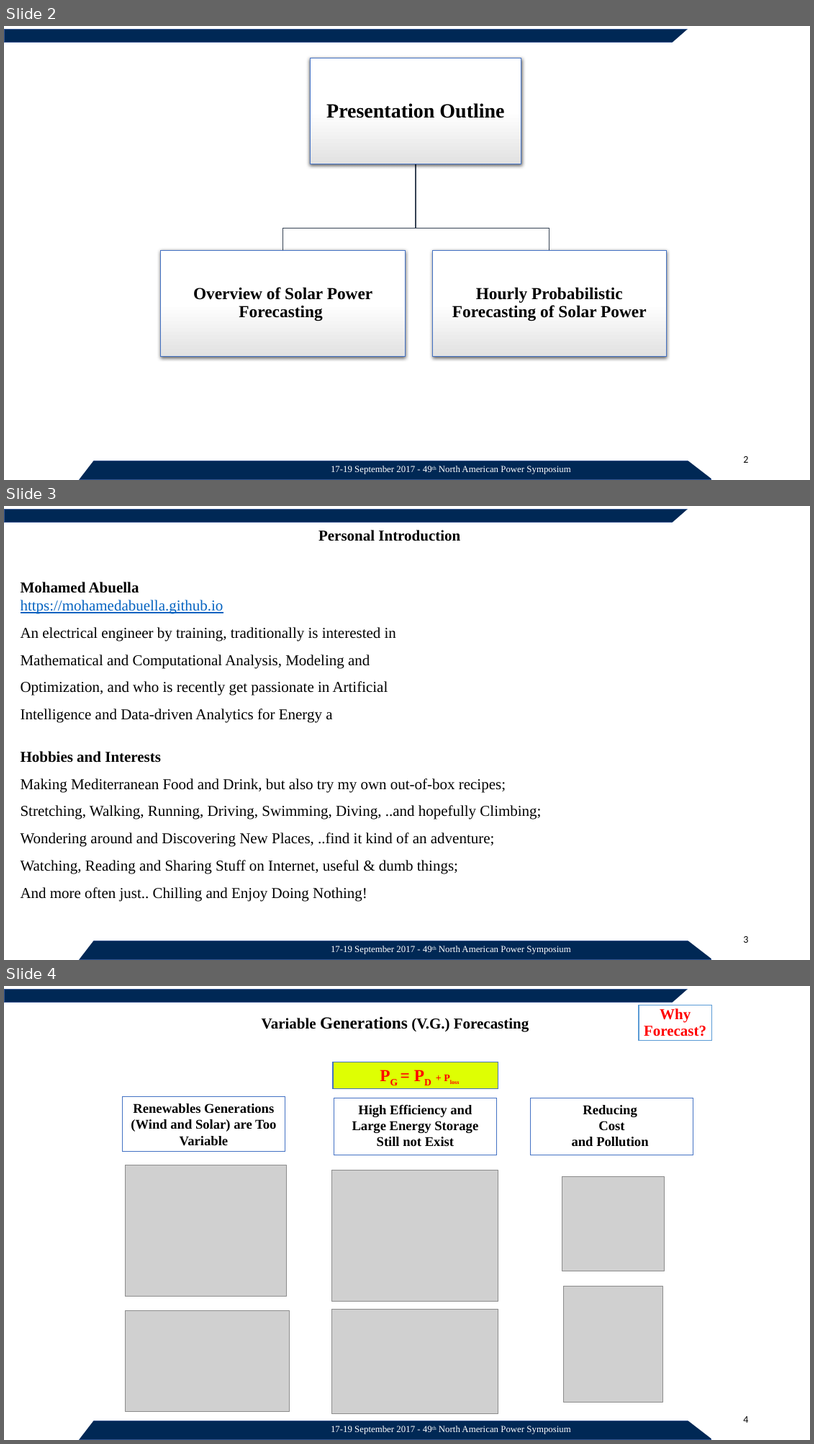
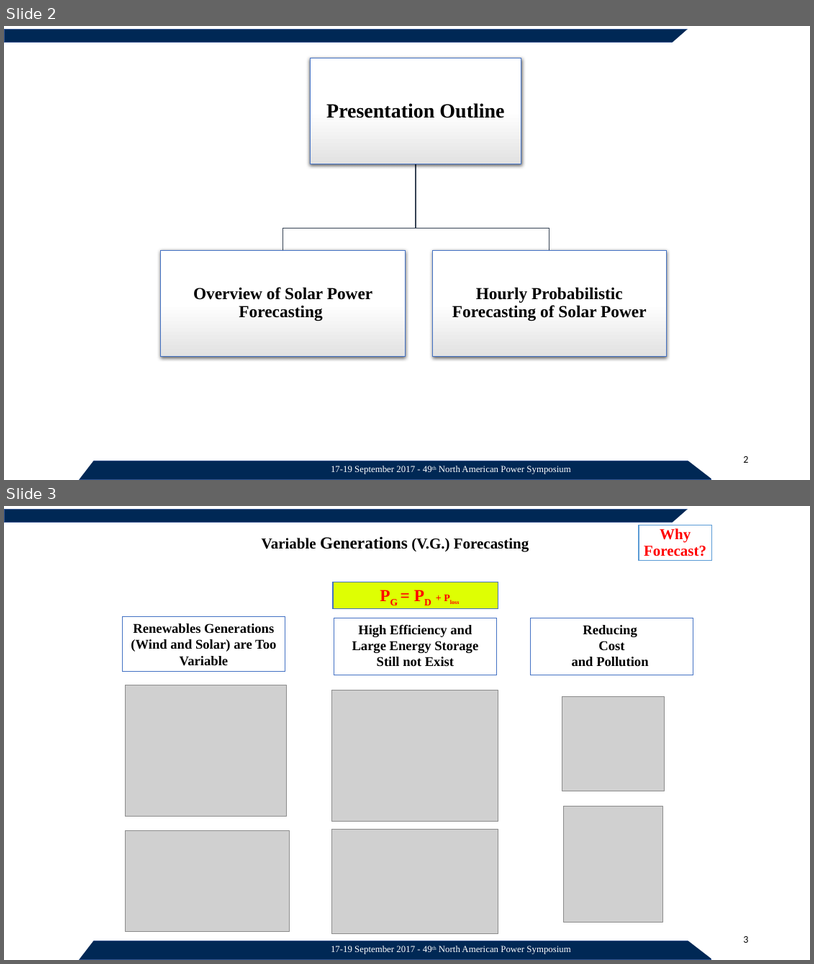
Before and after one commit to MohamedAbuella/Ascend-Analyticis-docs, a slide deck: +Presentation for Energy_Analytics/Hourly probabilistic solar power forecasts_3v.pptx. Shown one above the other, each under a label of ours: slides 2, 3 and 4 before the commit, slides 2 and 3 after it. The pictures are 814x1444 and 814x964 pixels, drawn with LibreOffice and Linux fonts; fonts in the diff are those of the drawing; grey boxes stand for pictures; background and template pictures are left out. Boxes give left, top, right and bottom in pixels: in the first picture for what was removed or moved away, otherwise in the second. Text is boxed around its words. In the diff, an @@ line names an element or a change of style, - is before the commit and + after.

```diff
--- a/+Presentation for Energy_Analytics/Hourly probabilistic solar power forecasts_3v.pptx
+++ b/+Presentation for Energy_Analytics/Hourly probabilistic solar power forecasts_3v.pptx
@@ slide 3 removed at (4, 506, 810, 960), background picture (left out); not listed: 6 template elements that a slide beside it also shows @@
@@ text removed at (319, 530, 460, 541) @@
-Personal Introduction
@@ text removed at (21, 582, 396, 723) @@
-Mohamed Abuella
-https://mohamedabuella.github.io
-An electrical engineer by training, traditionally is interested in Mathematical and Computational Analysis, Modeling and Optimization, and who is recently get passionate in Artificial Intelligence and Data-driven Analytics for Energy a
@@ text removed at (21, 751, 541, 901) @@
-Hobbies and Interests
-Making Mediterranean Food and Drink, but also try my own out-of-box recipes;
-Stretching, Walking, Running, Driving, Swimming, Diving, ..and hopefully Climbing; Wondering around and Discovering New Places, ..find it kind of an adventure;
-Watching, Reading and Sharing Stuff on Internet, useful & dumb things;
-And more often just.. Chilling and Enjoy Doing Nothing!
@@ page number removed at (743, 936, 748, 942) @@
-3
@@ what was slide 4 is now slide 3 @@
@@ page number at (743, 936, 748, 942): text changed @@
-4
+3
```
Also in this commit, not shown: 1 other file.
